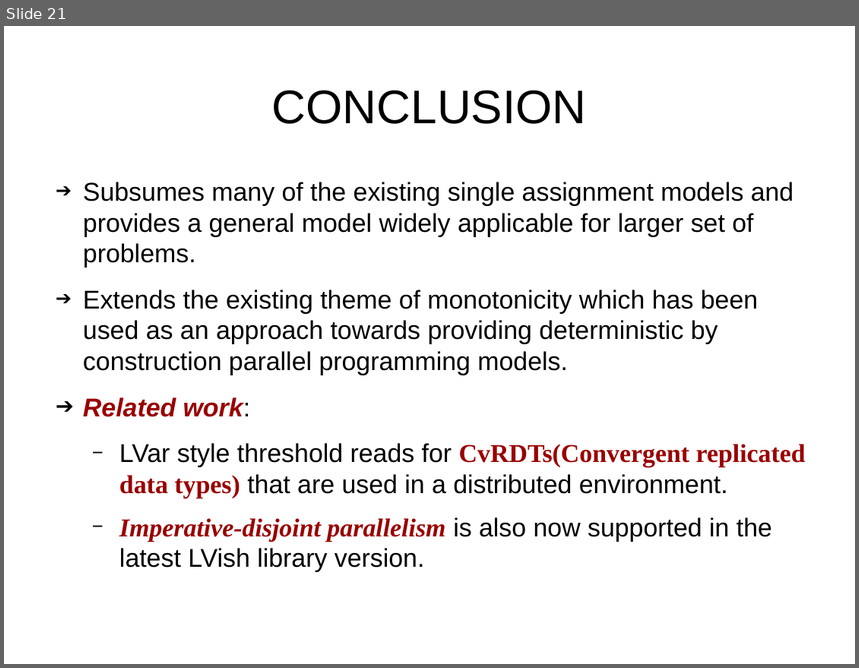
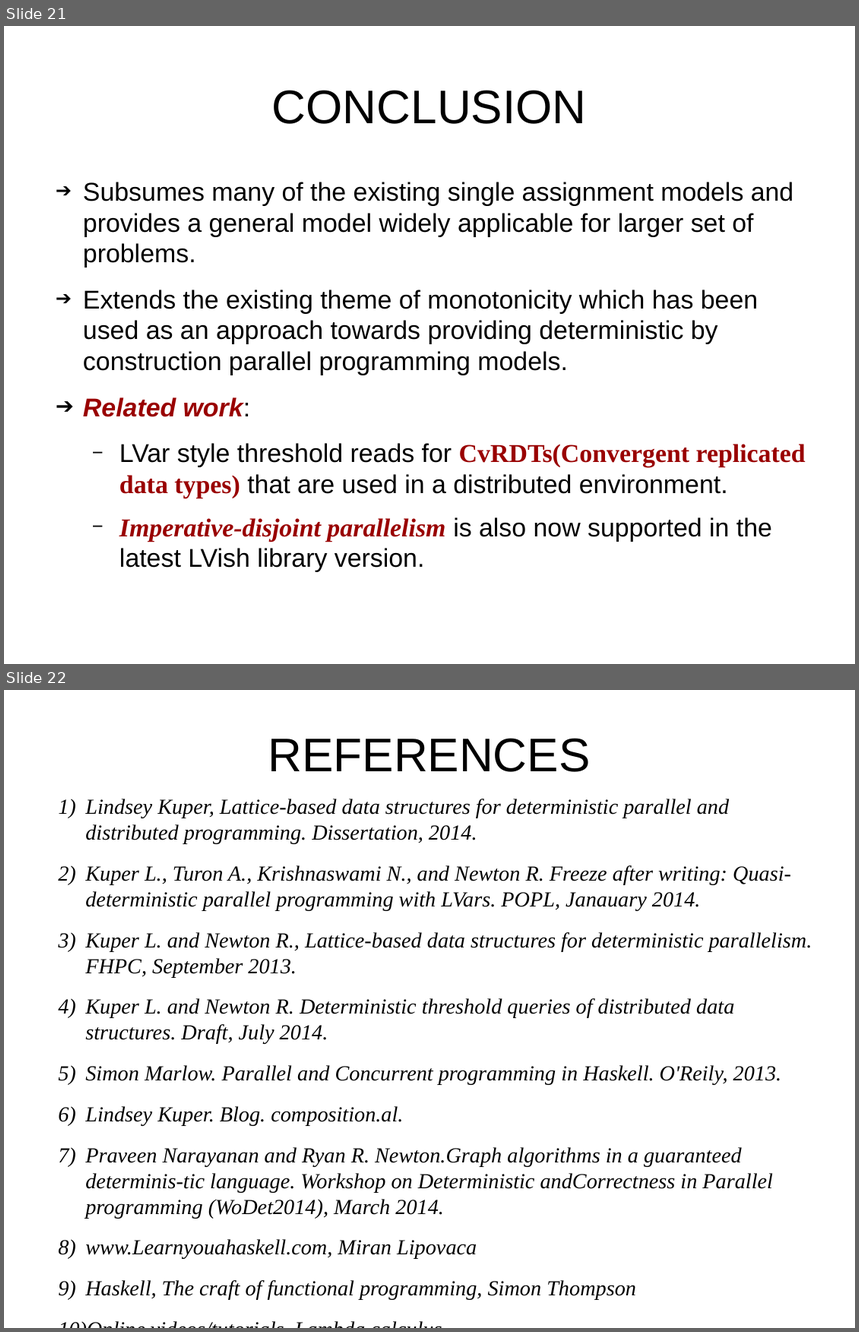
Before and after one commit to sentinel88/Personal, a slide deck: Talk.odp. Shown one above the other, each under a label of ours: slide 21 before the commit, slides 21 and 22 after it. The pictures are 859x668 and 859x1332 pixels, drawn with LibreOffice and Linux fonts; fonts in the diff are those of the drawing. Boxes give left, top, right and bottom in pixels: in the first picture for what was removed or moved away, otherwise in the second. Text is boxed around its words. In the diff, an @@ line names an element or a change of style, - is before the commit and + after.

```diff
--- a/Talk.odp
+++ b/Talk.odp
@@ slide 22 added at [4, 690, 855, 1328], background #FFFFFF @@
@@ title added at [268, 738, 591, 772], 44 pt, text #000000 @@
+REFERENCES
@@ text added at [85, 799, 813, 1300], 20 pt, text #000000, italic @@
+1) Lindsey Kuper, Lattice-based data structures for deterministic parallel and distributed programming. Dissertation, 2014.
+2) Kuper L., Turon A., Krishnaswami N., and Newton R. Freeze after writing: Quasi-deterministic parallel programming with LVars. POPL, Janauary 2014.
+3) Kuper L. and Newton R., Lattice-based data structures for deterministic parallelism. FHPC, September 2013.
+4) Kuper L. and Newton R. Deterministic threshold queries of distributed data structures. Draft, July 2014.
+5) Simon Marlow. Parallel and Concurrent programming in Haskell. O'Reily, 2013.
+6) Lindsey Kuper. Blog. composition.al.
+7) Praveen Narayanan and Ryan R. Newton.Graph algorithms in a guaranteed determinis-tic language. Workshop on Deterministic andCorrectness in Parallel programming (WoDet2014), March 2014.
+8) www.Learnyouahaskell.com, Miran Lipovaca
+9) Haskell, The craft of functional programming, Simon Thompson
+10) Online videos/tutorials, Lambda calculus
```
Also in this commit, not shown: 1 slide removed, 1 other file.
